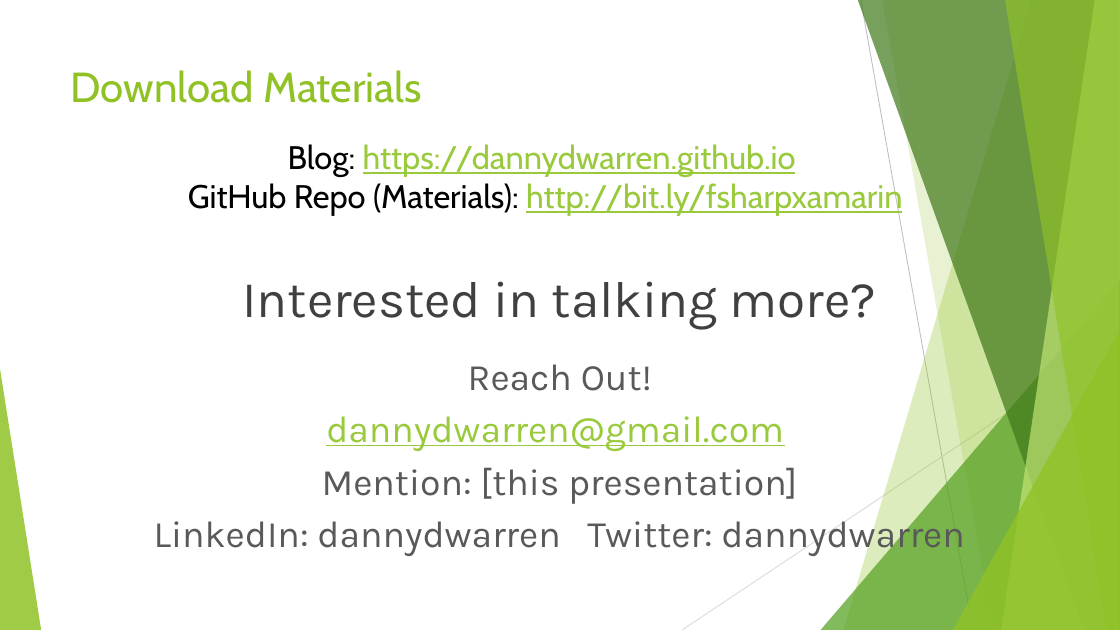
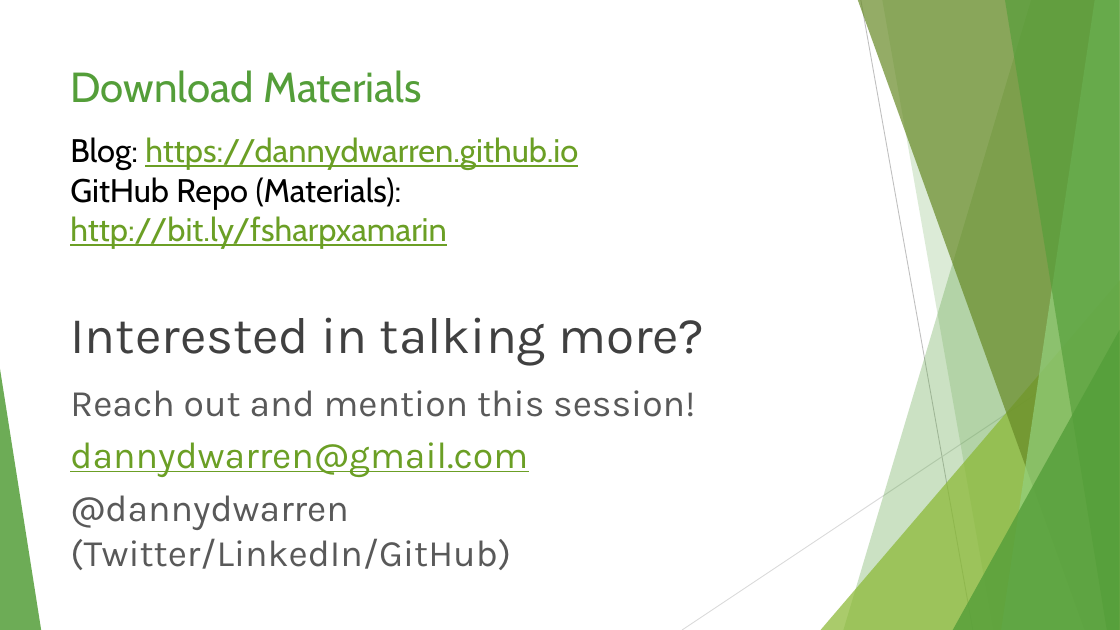
Before and after one commit to dannydwarren/FSharpXamarin, a slide deck: slide 21 of FSharpXamarin_Slides.pptx (slide 20 before the commit). Drawn at 1120x630 pixels with LibreOffice and Linux fonts; fonts in the diff are those of the drawing. Boxes give left, top, right and bottom in pixels: in the first picture for what was removed or moved away, otherwise in the second. Text is boxed around its words. In the diff, an @@ line names an element or a change of style, - is before the commit and + after.

Commit message:
Update slides

```diff
--- a/FSharpXamarin_Slides.pptx
+++ b/FSharpXamarin_Slides.pptx
@@ freeform shape at box(844, 0, 1120, 630): fill #90C226 at 30% opacity to #549E39 at 30% opacity @@
@@ freeform shape at box(858, 0, 1120, 630): fill #3F7819 at 70% opacity to #678A26 at 70% opacity @@
@@ freeform shape at box(882, 0, 1120, 630): fill #90C226 at 20% opacity to #549E39 at 20% opacity @@
@@ freeform shape at box(1002, 0, 1120, 630): fill #C0E474 at 70% opacity to #93D07D at 70% opacity @@
@@ freeform shape at box(1005, 0, 1120, 630): fill #90C226 at 65% opacity to #549E39 at 65% opacity @@
@@ title "Download Materials" at box(71, 70, 422, 103): text colour #90C226 to #549E39 @@
@@ text "Blog: https://dannydwarren.github.io": place and size @@
-text "Blog: https://dannydwarren.github.io" at box(188, 144, 902, 216)
+text "Blog: https://dannydwarren.github.io" at box(70, 137, 578, 249)
@@ text at box(70, 137, 578, 170): text colour #99CA3C to #6B9F25 in "https://dannydwarren.github.io"; alignment centre to left @@
@@ text at box(70, 177, 446, 249): text changed; text colour #99CA3C to #6B9F25 @@
-GitHub Repo (Materials): http://bit.ly/fsharpxamarin
+GitHub Repo (Materials):
+http://bit.ly/fsharpxamarin
@@ text "Interested in talking more?": place and size @@
-text "Interested in talking more?" at box(242, 281, 876, 329)
+text "Interested in talking more?" at box(71, 317, 704, 365)
@@ text "Interested in talking more?" at box(71, 317, 704, 365): alignment centre to left @@
@@ triangle at box(821, 280, 1120, 630): fill #54A021 at 72% opacity to #8AB833 at 72% opacity @@
@@ triangle at box(953, 330, 1120, 630): fill #90C226 at 80% opacity to #549E39 at 80% opacity @@
@@ triangle at box(0, 369, 41, 630): fill #90C226 at 85% opacity to #549E39 at 85% opacity @@
@@ text "Reach out and mention this ...": place and size @@
-text "Reach out and mention this ..." at box(154, 364, 964, 557)
+text "Reach out and mention this ..." at box(70, 390, 695, 570)
@@ text at box(70, 390, 695, 417): text changed @@
-Reach Out!
+Reach out and mention this session!
@@ text at box(70, 442, 528, 477): text colour #99CA3C to #6B9F25 in "dannydwarren@gmail.com"; alignment centre to left @@
@@ text at box(70, 495, 511, 570): text changed @@
-Mention: [this presentation]
-LinkedIn: dannydwarren Twitter: dannydwarren
+@dannydwarren (Twitter/LinkedIn/GitHub)
```
Also in this commit, not shown: 18 other slides changed, 2 slides added, 1 slide removed.
